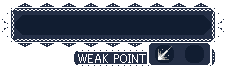
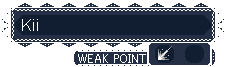
Layered file, before and after one edit (w=225, h=67). Changes by layer:
renamed "Pasted Layer" to "Kii", showed it, moved it above "BG", painted on it over [22, 19, 38, 31]
